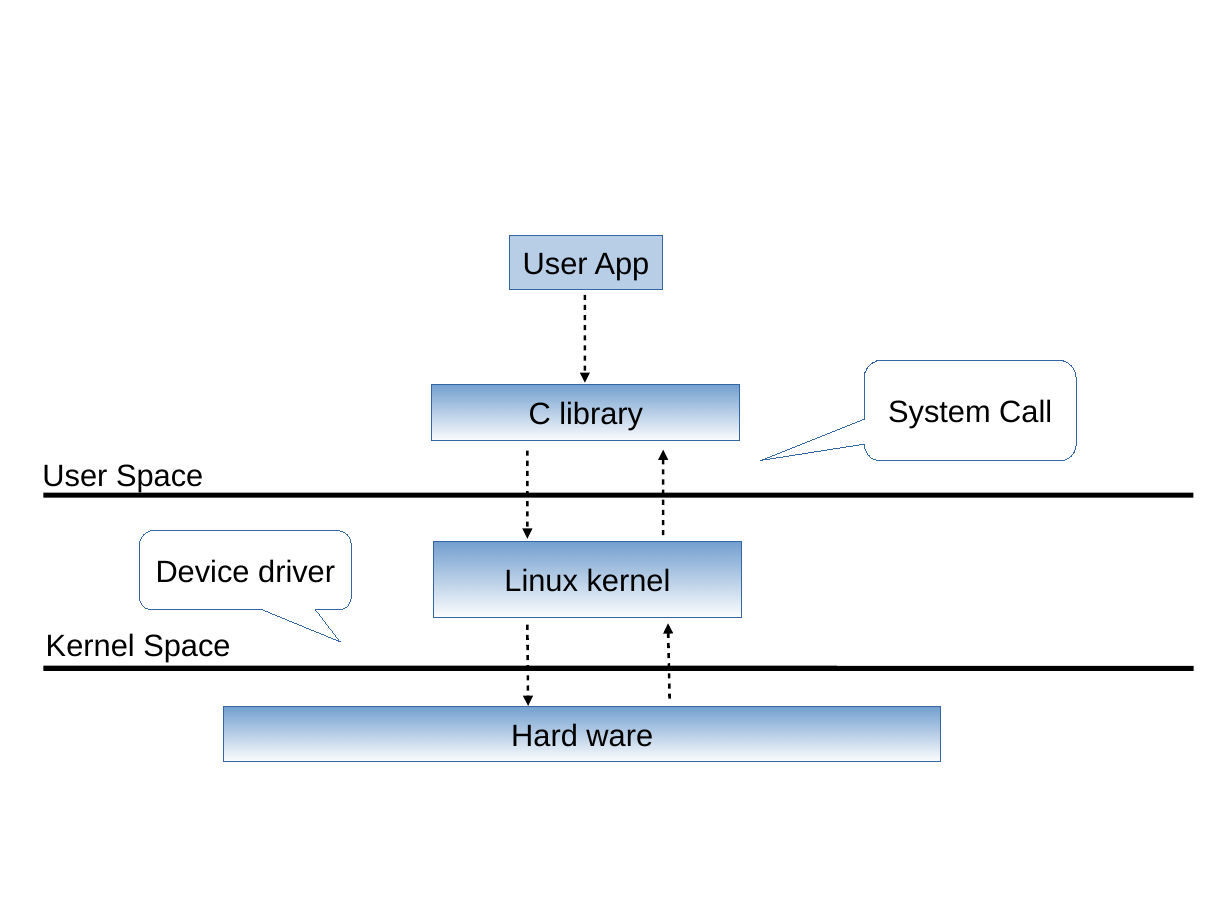
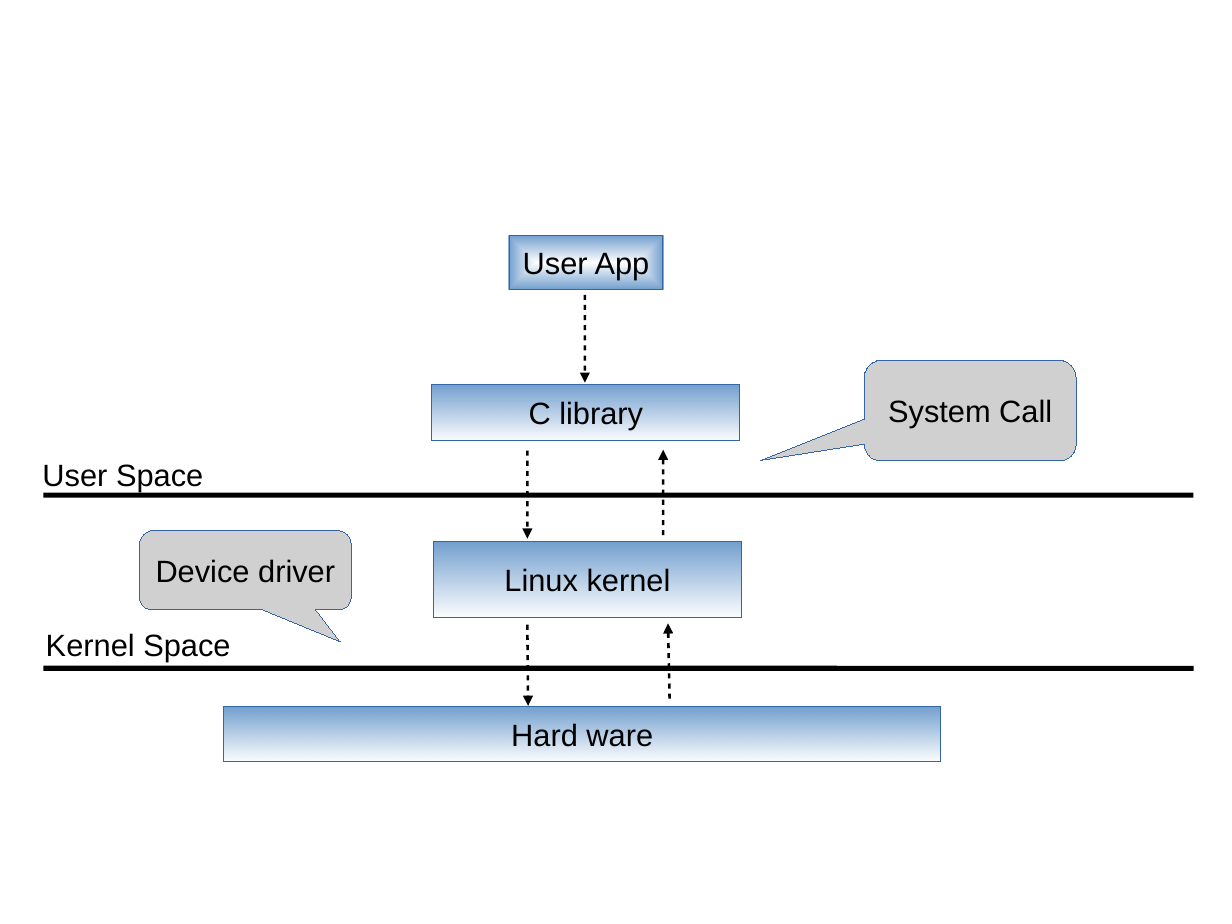
Before and after one commit to xlloss/embedded_linux_cadtc, a slide deck: slide 4 of linux_driver/present/1-concept/1-4_Building_Linux_Modules.odp. Drawn at 1232x924 pixels with LibreOffice and Linux fonts; fonts in the diff are those of the drawing; grey boxes stand for pictures; background and template pictures are left out. Boxes give left, top, right and bottom in pixels: in the first picture for what was removed or moved away, otherwise in the second. Text is boxed around its words. In the diff, an @@ line names an element or a change of style, - is before the commit and + after.

```diff
--- a/linux_driver/present/1-concept/1-4_Building_Linux_Modules.odp
+++ b/linux_driver/present/1-concept/1-4_Building_Linux_Modules.odp
@@ rectangle "User App" at <box>509,235,663,290</box>: fill #729FCF at 50% opacity to gradient #729FCF @@
@@ rounded speech box removed at <box>865,361,1077,462</box> @@
-System Call
@@ picture added at <box>865,361,1077,462</box>, 18 pt, text #000000 @@
+System Call
@@ rounded speech box removed at <box>139,531,351,610</box> @@
-Device driver
@@ picture added at <box>139,531,351,610</box>, 18 pt, text #000000 @@
+Device driver
```
Also in this commit, not shown: 13 other slides changed, 1 slide removed, 27 other files.
